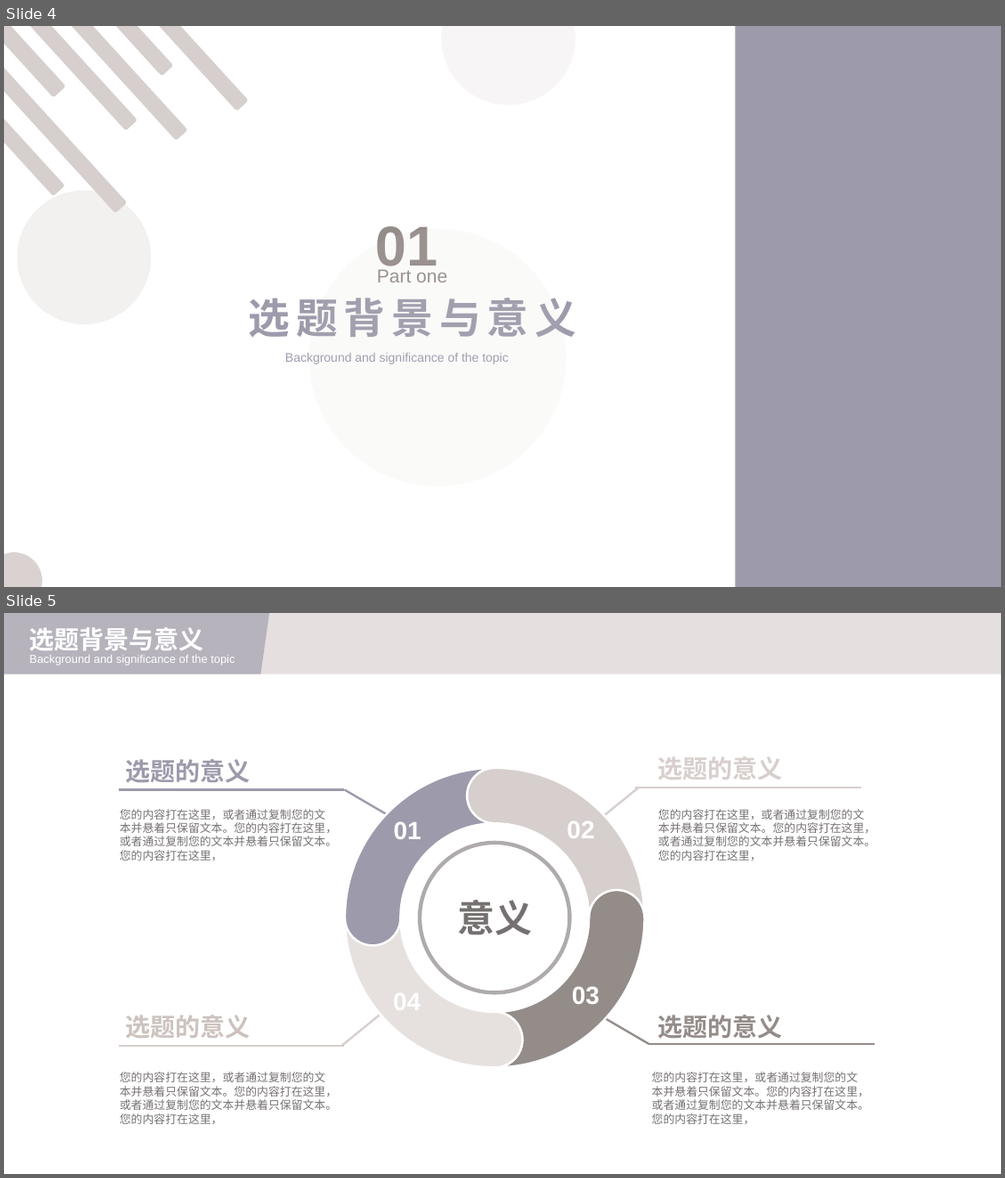
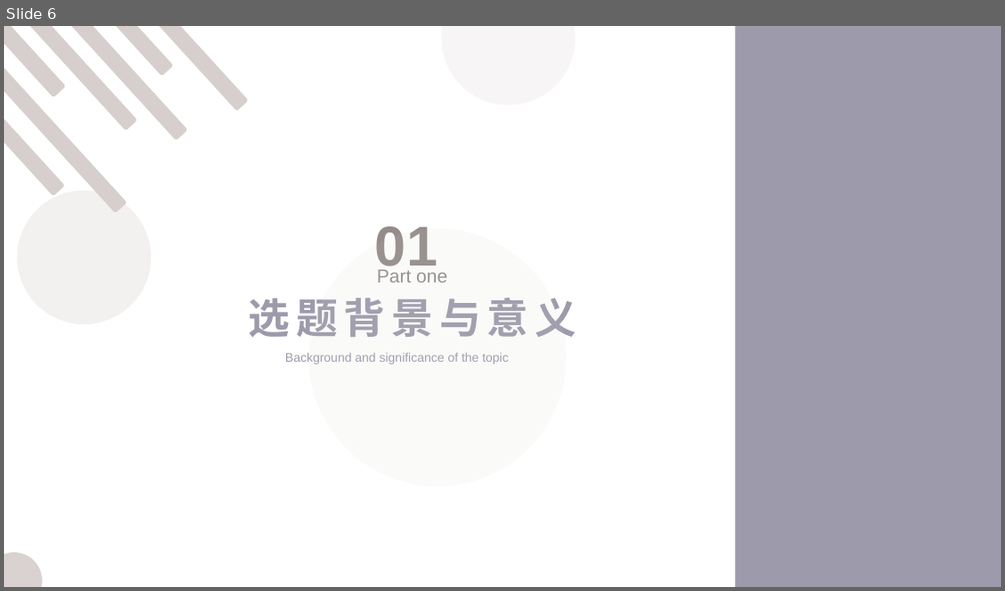
Before and after one commit to webj2eedev/lizhengxing_nlp, a slide deck: wordcloud.pptx. Shown one above the other, each under a label of ours: slides 4 and 5 before the commit, slide 6 after it. The pictures are 1005x1178 and 1005x591 pixels, drawn with LibreOffice and Linux fonts; fonts in the diff are those of the drawing. Boxes give left, top, right and bottom in pixels: in the first picture for what was removed or moved away, otherwise in the second. Text is boxed around its words. In the diff, an @@ line names an element or a change of style, - is before the commit and + after.

```diff
--- a/wordcloud.pptx
+++ b/wordcloud.pptx
@@ slide 5 removed at <box>4,613,1001,1174</box>, background #FFFFFF @@
@@ group removed at <box>4,613,1001,674</box>: 2 texts, 1 rectangle, 1 freeform shape @@
-选题背景与意义
-Background and significance of the topic
@@ text removed at <box>125,759,250,783</box> @@
-选题的意义
@@ text removed at <box>658,756,783,779</box> @@
-选题的意义
@@ line removed from (119, 789) to (344, 789) @@
@@ line removed from (344, 789) to (390, 817) @@
@@ line removed from (638, 788) to (600, 819) @@
@@ line removed from (635, 788) to (861, 788) @@
@@ text removed at <box>120,809,337,860</box> @@
-您的内容打在这里，或者通过复制您的文本并悬着只保留文本。您的内容打在这里，或者通过复制您的文本并悬着只保留文本。您的内容打在这里，
@@ text removed at <box>394,821,421,839</box> @@
-01
@@ text removed at <box>566,821,594,838</box> @@
-02
@@ text removed at <box>658,809,875,860</box> @@
-您的内容打在这里，或者通过复制您的文本并悬着只保留文本。您的内容打在这里，或者通过复制您的文本并悬着只保留文本。您的内容打在这里，
@@ group removed at <box>345,768,644,1067</box>: 5 freeform shapes, 1 donut @@
-意义
@@ text removed at <box>572,986,599,1004</box> @@
-03
@@ text removed at <box>125,1014,250,1038</box> @@
-选题的意义
@@ line removed from (341, 1046) to (380, 1015) @@
@@ line removed from (648, 1044) to (603, 1017) @@
@@ text removed at <box>658,1014,783,1038</box> @@
-选题的意义
@@ line removed from (344, 1046) to (119, 1046) @@
@@ line removed from (874, 1044) to (648, 1044) @@
@@ text removed at <box>120,1071,337,1124</box> @@
-您的内容打在这里，或者通过复制您的文本并悬着只保留文本。您的内容打在这里，或者通过复制您的文本并悬着只保留文本。您的内容打在这里，
@@ text removed at <box>652,1071,869,1124</box> @@
-您的内容打在这里，或者通过复制您的文本并悬着只保留文本。您的内容打在这里，或者通过复制您的文本并悬着只保留文本。您的内容打在这里，
@@ what was slide 4 is now slide 6 @@
```
Also in this commit, not shown: 1 slide changed, 3 slides added, 2 other slides removed.
